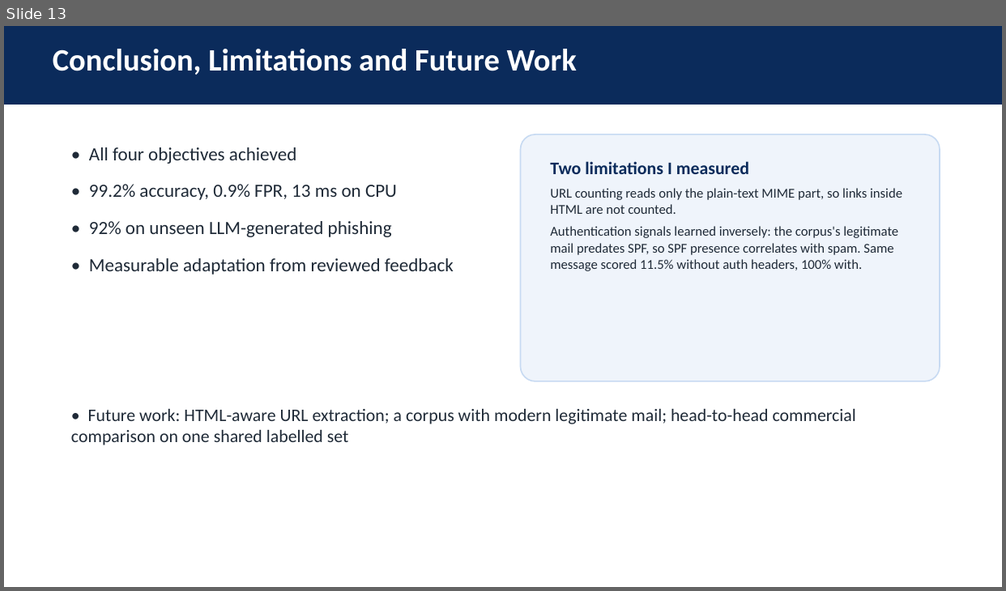
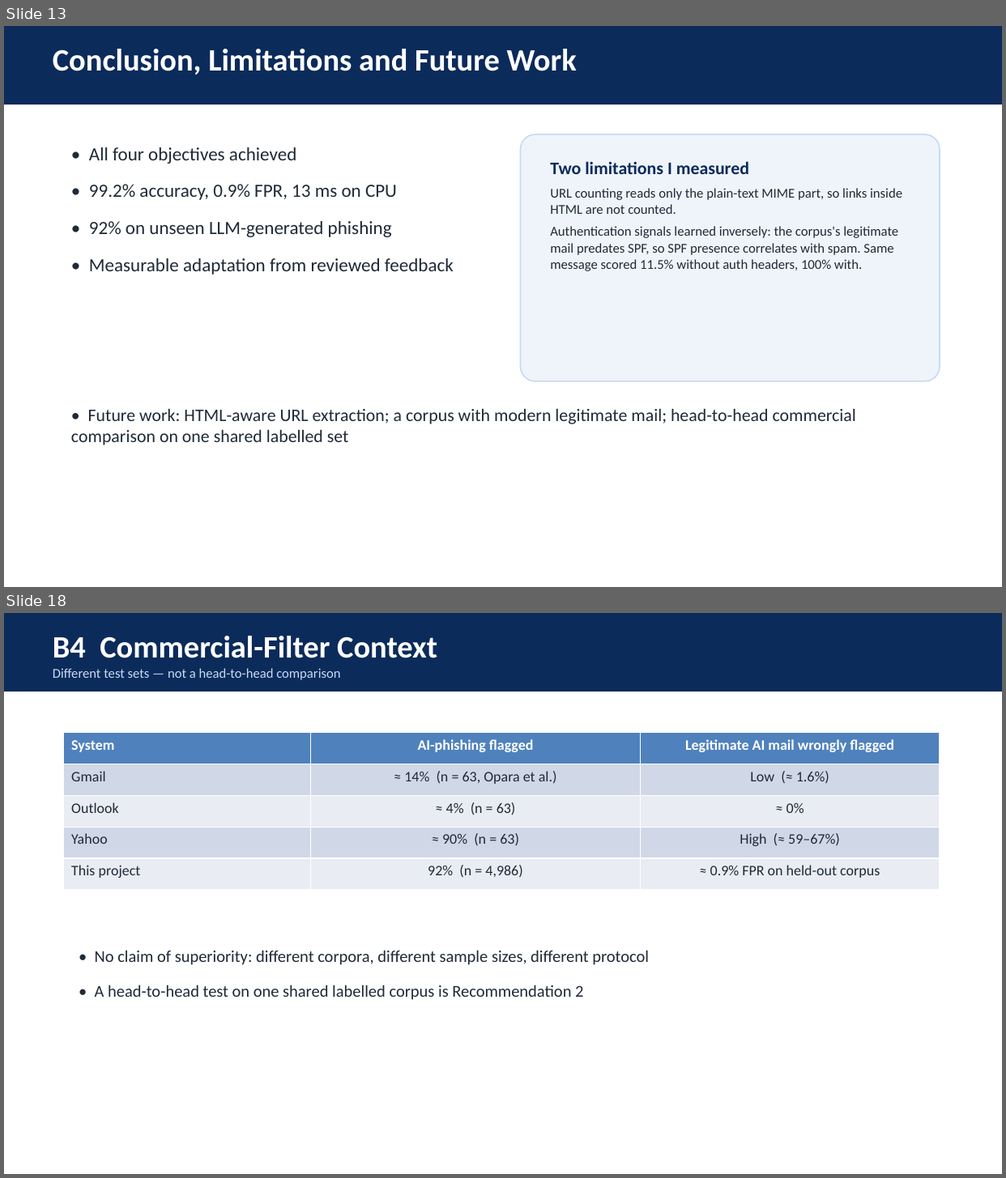
Before and after one commit to leegongyi2004-art/adaptive-email-spam-detection, a slide deck: reports/slides/fyp2_viva.pptx. Shown one above the other, each under a label of ours: slide 13 before the commit, slides 13 and 18 after it; the slides between them are not shown. The pictures are 1006x591 and 1006x1178 pixels, drawn with LibreOffice and Linux fonts; fonts in the diff are those of the drawing. Boxes give left, top, right and bottom in pixels: in the first picture for what was removed or moved away, otherwise in the second. Text is boxed around its words. In the diff, an @@ line names an element or a change of style, - is before the commit and + after.

```diff
--- a/reports/slides/fyp2_viva.pptx
+++ b/reports/slides/fyp2_viva.pptx
@@ slide 18 added at (4,613,1002,1174), background #FFFFFF @@
@@ rectangle added at (4,613,1002,692), fill #0B2B5B @@
@@ text added at (53,636,437,680), 13 pt, text #C7DAF2 @@
+B4 Commercial-Filter Context
+Different test sets — not a head-to-head comparison
@@ table added at (64,733,940,890), 5 rows, 3 columns @@
+System | AI-phishing flagged | Legitimate AI mail wrongly flagged
+Gmail | ≈ 14% (n = 63, Opara et al.) | Low (≈ 1.6%)
+Outlook | ≈ 4% (n = 63) | ≈ 0%
+Yahoo | ≈ 90% (n = 63) | High (≈ 59–67%)
+This project | 92% (n = 4,986) | ≈ 0.9% FPR on held-out corpus
@@ text added at (95,950,649,1000), 16 pt, text #1F2A37 @@
+• No claim of superiority: different corpora, different sample sizes, different protocol
+• A head-to-head test on one shared labelled corpus is Recommendation 2
```
Also in this commit, not shown: 1 slide changed, 6 other slides added, 1 other file.
